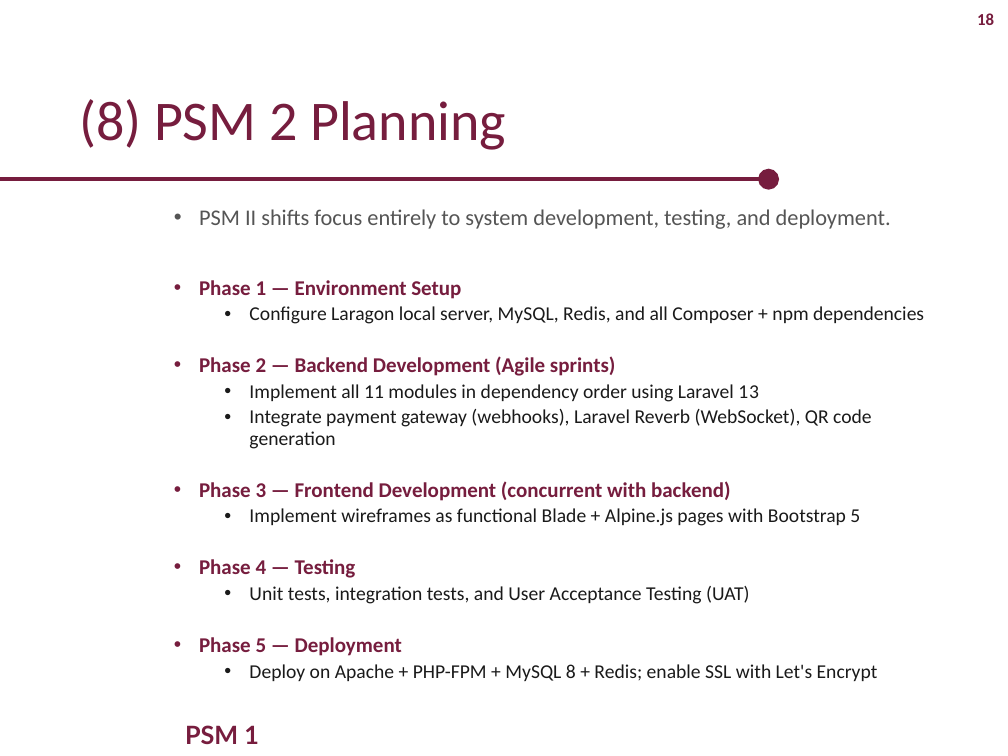
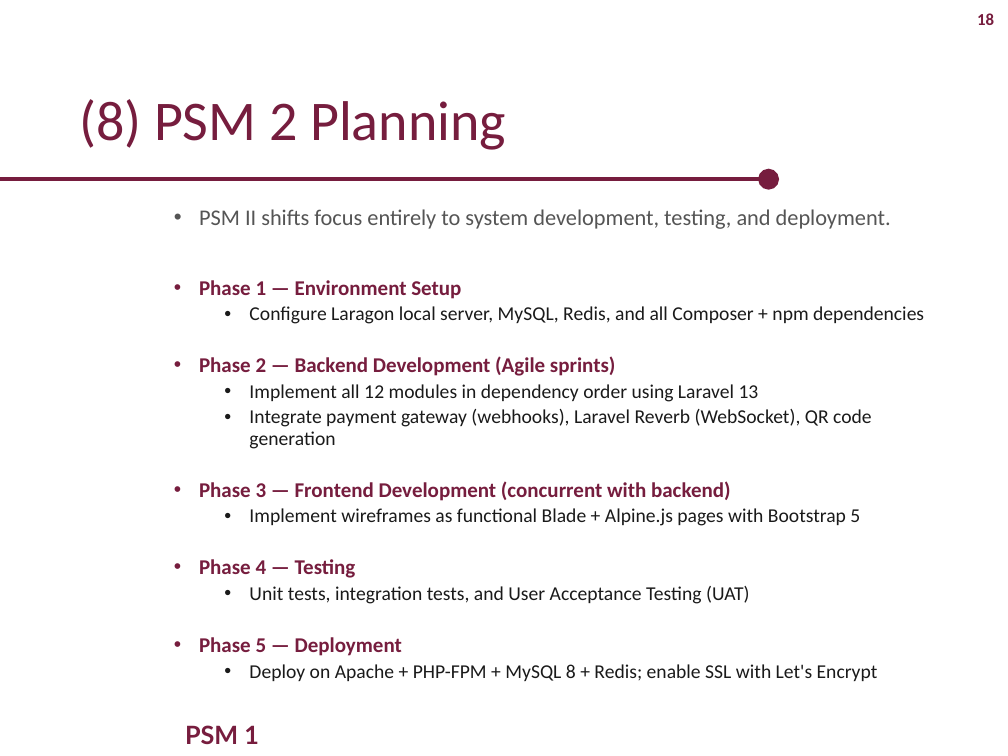
Before and after one commit to aisyahumairah/HomeLodge-Doc, a slide deck: slide 18 of docs/Presentation/HomeLodge_PSM1_v2.pptx. Drawn at 1008x756 pixels with LibreOffice and Linux fonts; fonts in the diff are those of the drawing; background and template pictures are left out. Boxes give left, top, right and bottom in pixels: in the first picture for what was removed or moved away, otherwise in the second. Text is boxed around its words. In the diff, an @@ line names an element or a change of style, - is before the commit and + after.

```diff
--- a/docs/Presentation/HomeLodge_PSM1_v2.pptx
+++ b/docs/Presentation/HomeLodge_PSM1_v2.pptx
@@ text at [249,384,759,402]: text changed @@
-  • Implement all 11 modules in dependency order using Laravel 13
+  • Implement all 12 modules in dependency order using Laravel 13
```
Also in this commit, not shown: 7 other slides changed, 1 other file.
